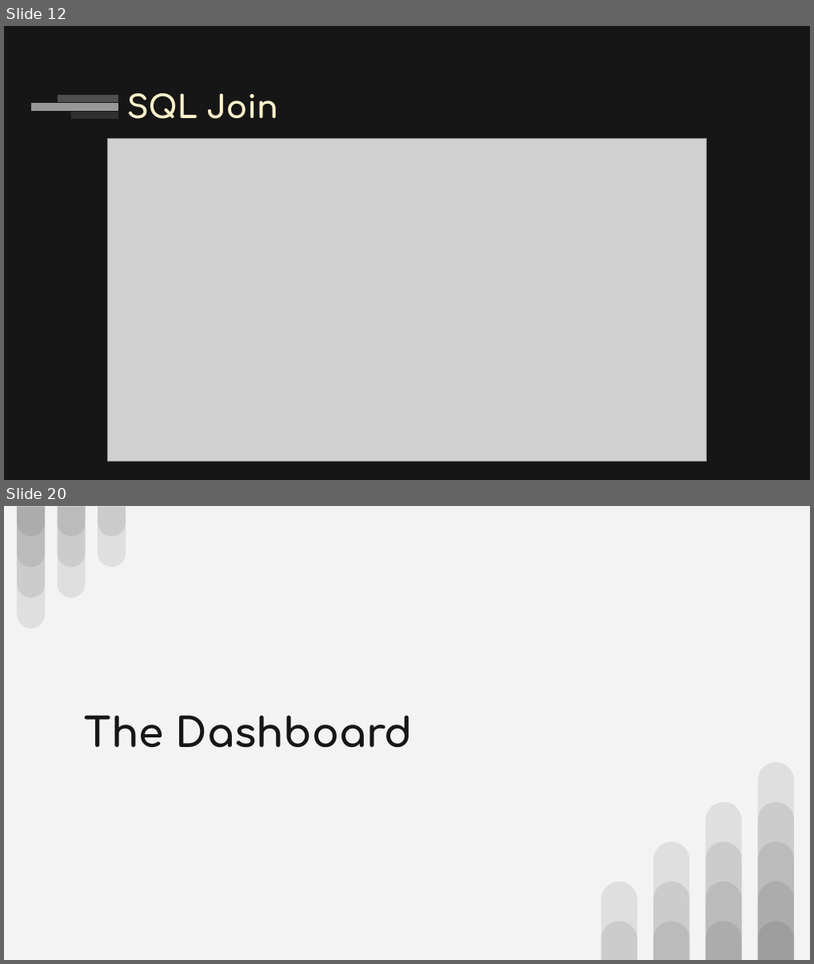
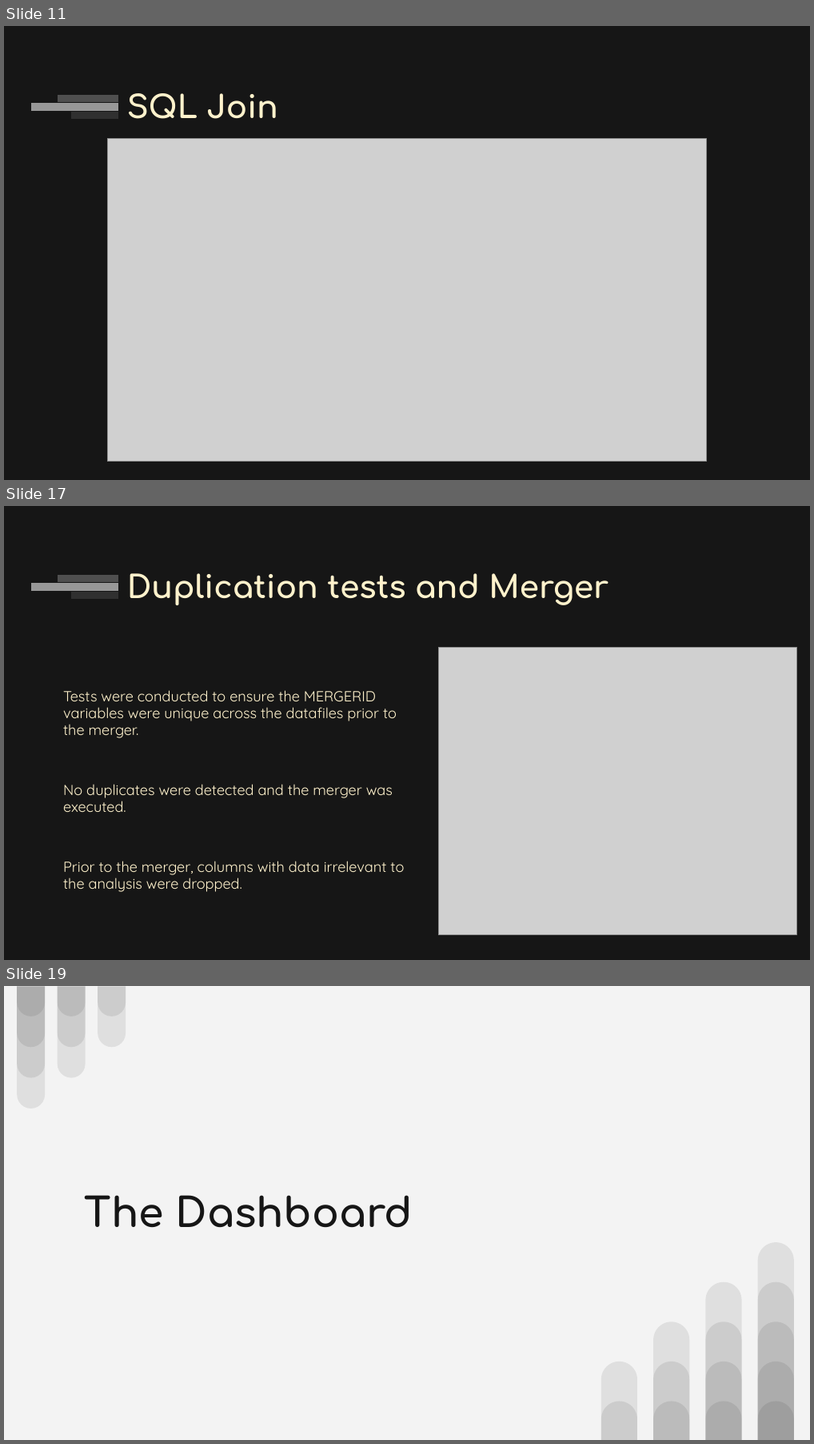
Before and after one commit to adinfinitum225/final_project, a slide deck: media/Final Project - Employment Prosepects.pptx. Shown one above the other, each under a label of ours: slides 12 and 20 before the commit, slides 11, 17 and 19 after it; the slides between them are not shown. The pictures are 814x964 and 814x1444 pixels, drawn with LibreOffice and Linux fonts; fonts in the diff are those of the drawing; grey boxes stand for pictures. Boxes give left, top, right and bottom in pixels: in the first picture for what was removed or moved away, otherwise in the second. Text is boxed around its words. In the diff, an @@ line names an element or a change of style, - is before the commit and + after.

```diff
--- a/media/Final Project - Employment Prosepects.pptx
+++ b/media/Final Project - Employment Prosepects.pptx
@@ slide 17 added at (4, 506, 810, 960), background #161616; not listed: 3 template elements that a slide beside it also shows @@
@@ title added at (127, 573, 609, 605), 28 pt, text #FFF2CC, bold @@
+Duplication tests and Merger
@@ picture added at (438, 647, 798, 935) @@
@@ text added at (63, 690, 404, 892), 13 pt, text #FFF2CC @@
+Tests were conducted to ensure the MERGERID variables were unique across the datafiles prior to the merger.
+No duplicates were detected and the merger was executed.
+Prior to the merger, columns with data irrelevant to the analysis were dropped.
@@ what was slide 12 is now slide 11 @@
@@ what was slide 20 is now slide 19 @@
```
Also in this commit, not shown: 5 slides changed, 5 other slides added, 4 slides removed.
